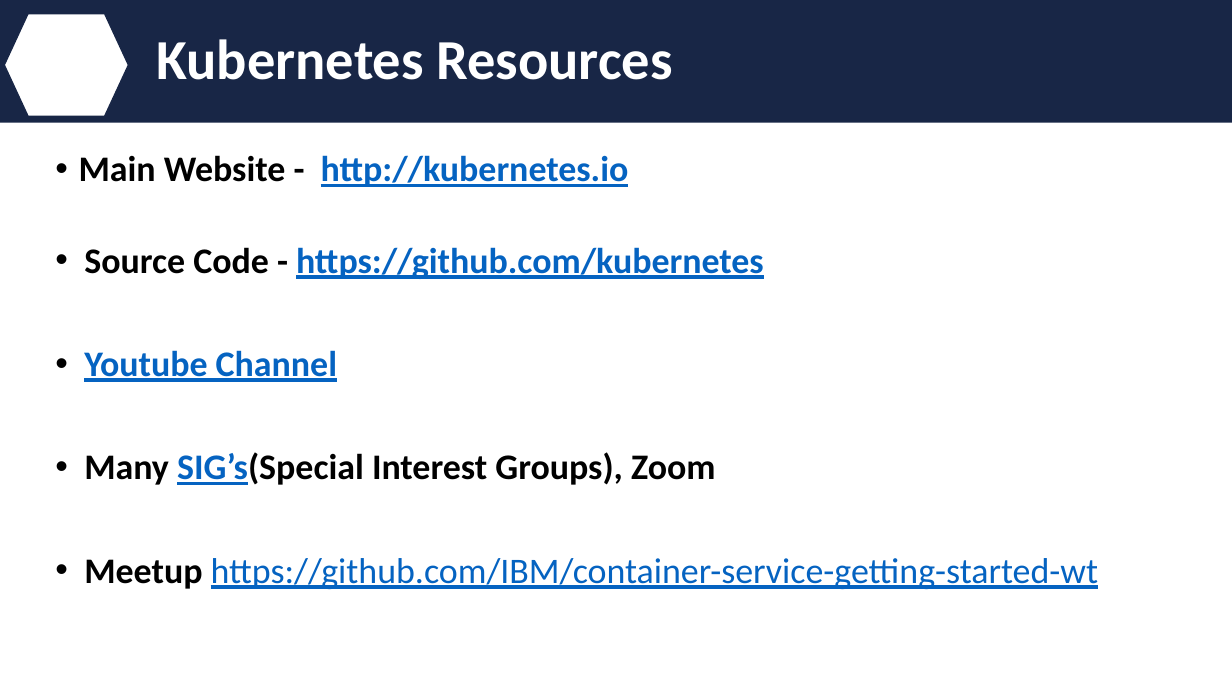
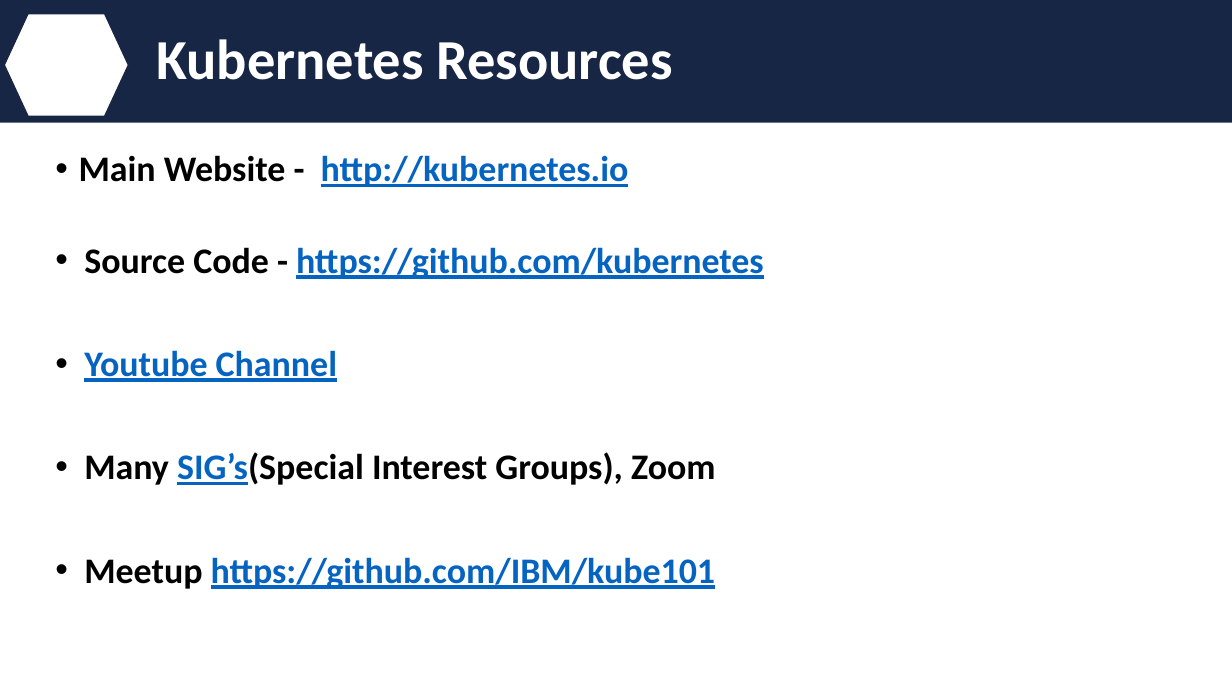
Before and after one commit to IBM/kube101, a slide deck: slide 5 of presentation/meetup.pptx (slide 29 before the commit). Drawn at 1232x693 pixels with LibreOffice and Linux fonts; fonts in the diff are those of the drawing; background and template pictures are left out. Boxes give left, top, right and bottom in pixels: in the first picture for what was removed or moved away, otherwise in the second. Text is boxed around its words. In the diff, an @@ line names an element or a change of style, - is before the commit and + after.

```diff
--- a/presentation/meetup.pptx
+++ b/presentation/meetup.pptx
@@ text at box(84, 557, 716, 589): text changed; bold on @@
-• Meetup https://github.com/IBM/container-service-getting-started-wt
+• Meetup https://github.com/IBM/kube101
```
Also in this commit, not shown: 2 other slides changed, 24 slides removed, 1 other file.
